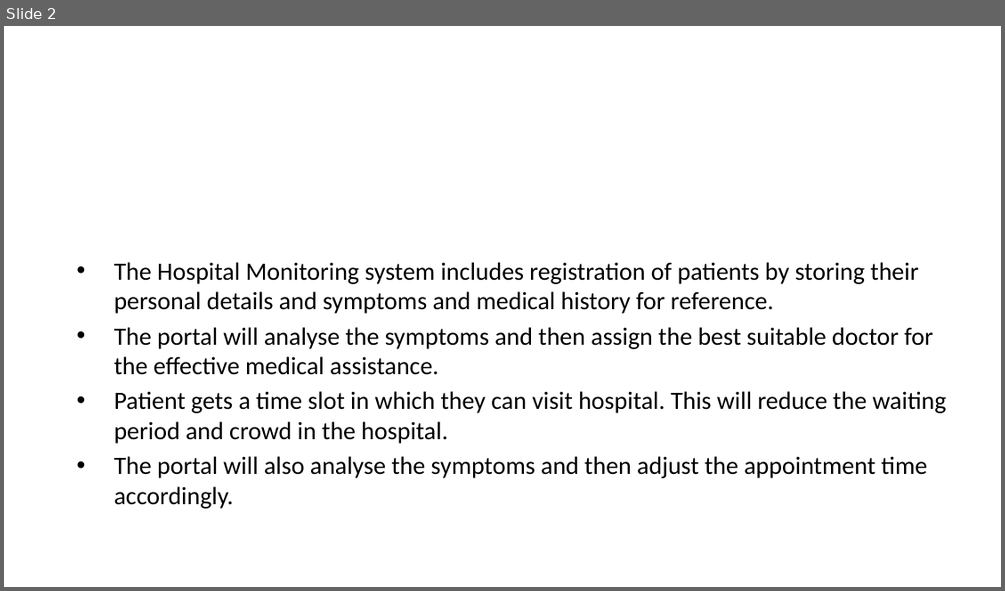
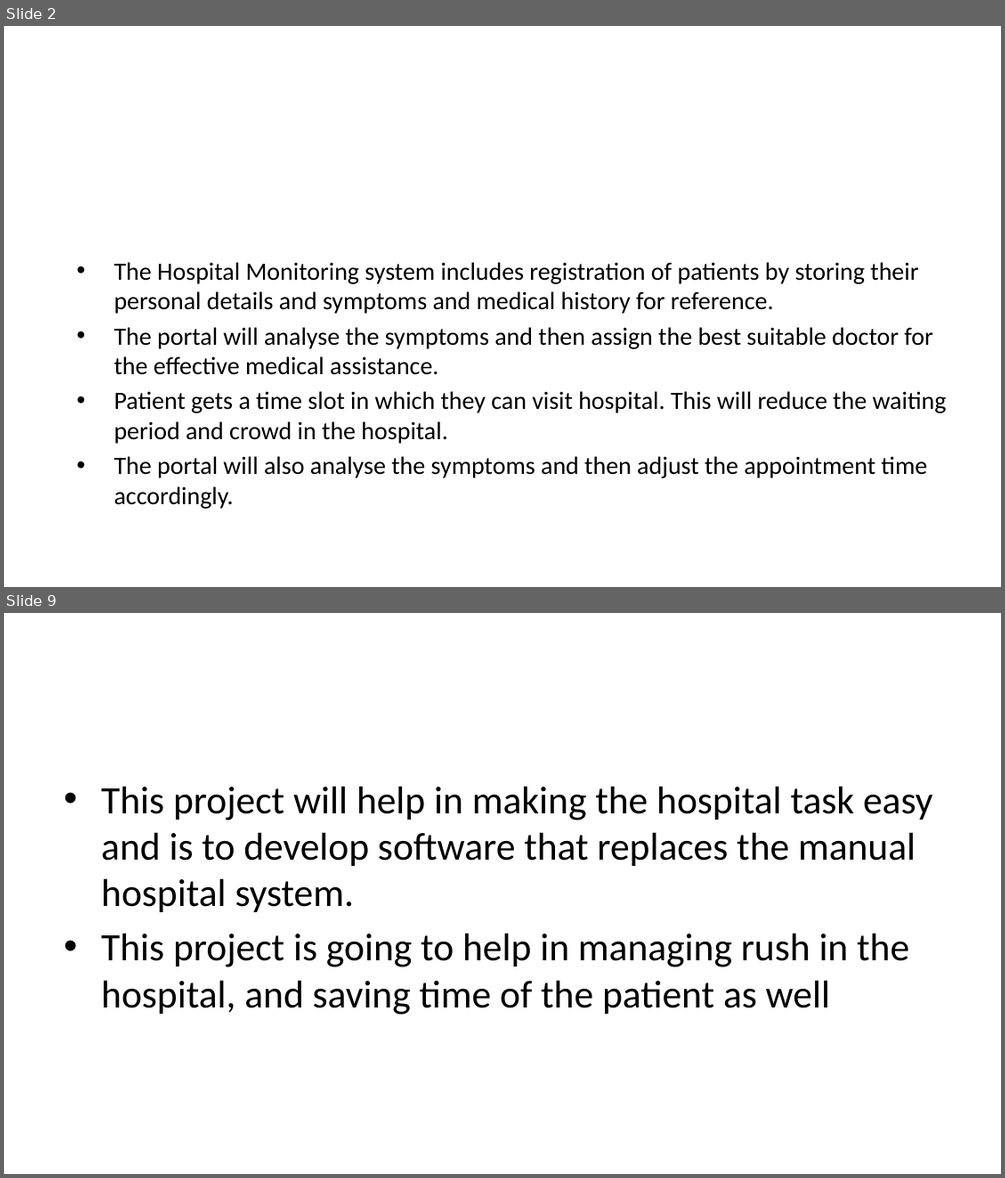
Before and after one commit to shereen3351/project1, a slide deck: ppt.pptx. Shown one above the other, each under a label of ours: slide 2 before the commit, slides 2 and 9 after it; the slides between them are not shown. The pictures are 1005x591 and 1005x1178 pixels, drawn with LibreOffice and Linux fonts; fonts in the diff are those of the drawing; background and template pictures are left out. Boxes give left, top, right and bottom in pixels: in the first picture for what was removed or moved away, otherwise in the second. Text is boxed around its words. In the diff, an @@ line names an element or a change of style, - is before the commit and + after.

```diff
--- a/ppt.pptx
+++ b/ppt.pptx
@@ slide 9 added at (x1=4, y1=613, x2=1001, y2=1174), background picture (left out) @@
@@ title added at (x1=53, y1=653, x2=953, y2=737), 36 pt, text #FFFFFF @@
+Conclusion
@@ text added at (x1=101, y1=786, x2=932, y2=1014), 28 pt, text #000000 @@
+• This project will help in making the hospital task easy and is to develop software that replaces the manual hospital system.
+• This project is going to help in managing rush in the hospital, and saving time of the patient as well
```
Also in this commit, not shown: 7 other slides added, 3 slides removed.
